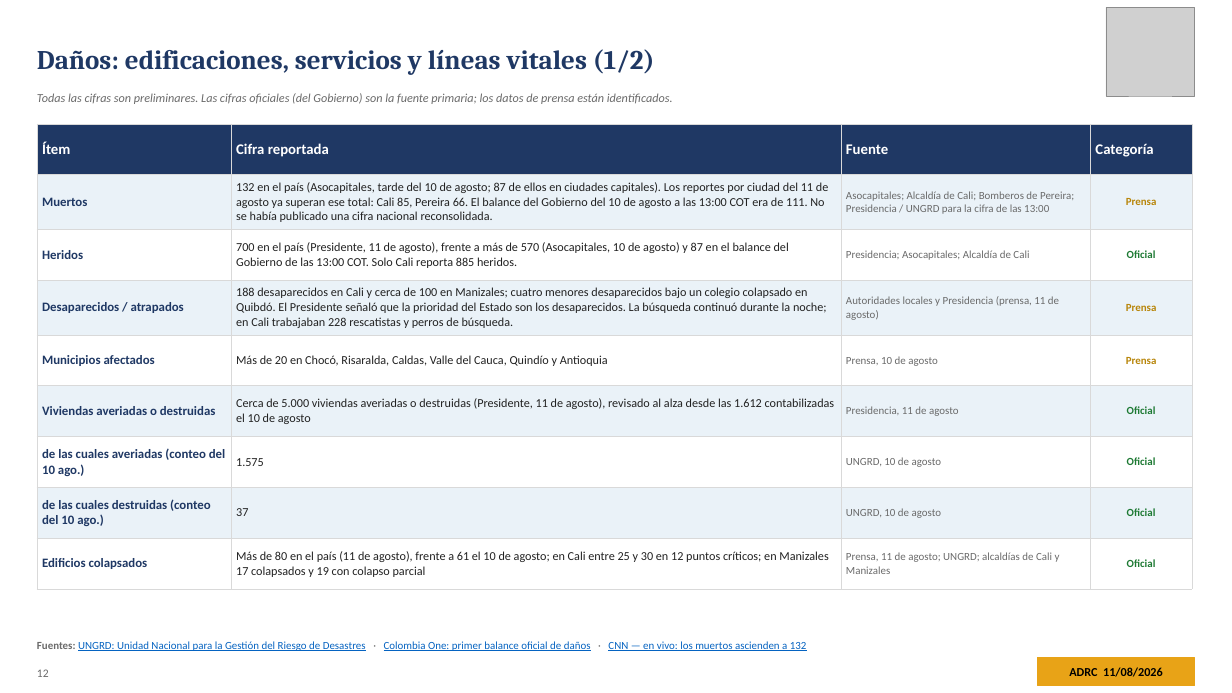
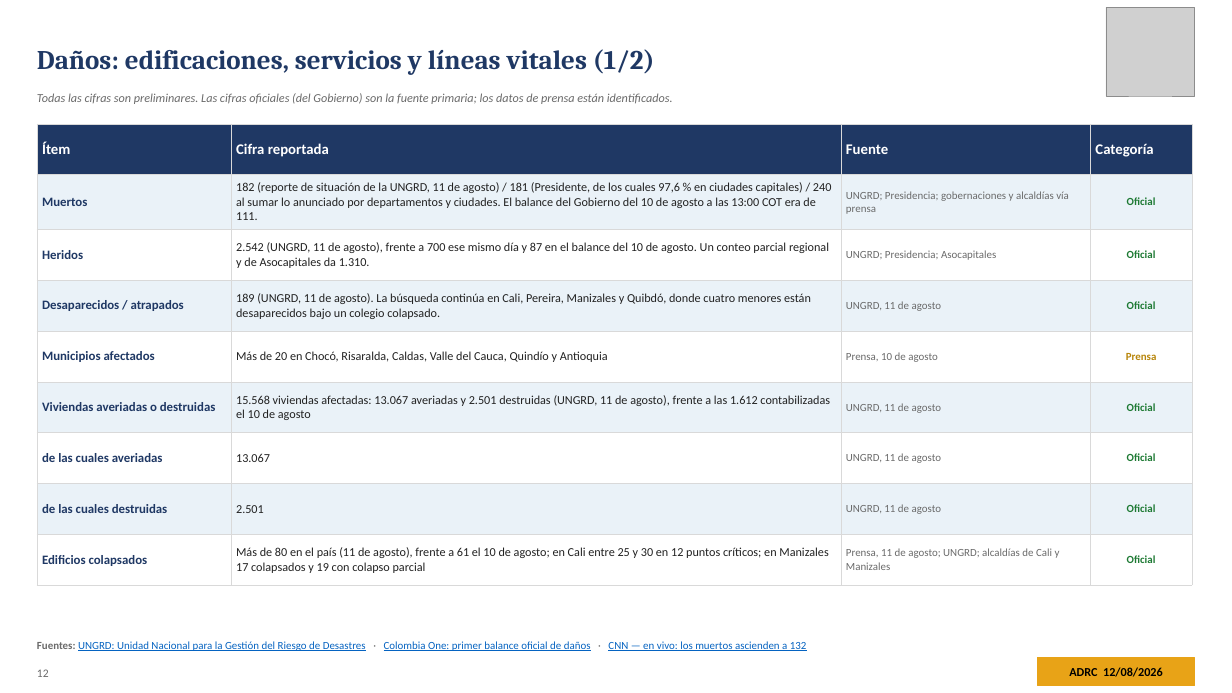
Before and after one commit to kochobi-max/whatsmap, a slide deck: slide 12 of reports/colombia_eq_20260810/output/ADRC_EQ_COL_Choco_20260810_ES.pptx. Drawn at 1232x693 pixels with LibreOffice and Linux fonts; fonts in the diff are those of the drawing; grey boxes stand for pictures. Boxes give left, top, right and bottom in pixels: in the first picture for what was removed or moved away, otherwise in the second. Text is boxed around its words. In the diff, an @@ line names an element or a change of style, - is before the commit and + after.

```diff
--- a/reports/colombia_eq_20260810/output/ADRC_EQ_COL_Choco_20260810_ES.pptx
+++ b/reports/colombia_eq_20260810/output/ADRC_EQ_COL_Choco_20260810_ES.pptx
@@ table at (x1=37, y1=124, x2=1192, y2=577) @@
-row 2: Muertos | 132 en el país (Asocapitales, tarde del 10 de agosto; 87 de ellos en ciudades capitales). Los reportes por ciudad del 11 de agosto ya superan ese total: Cali 85, Pereira 66. El balance del Gobierno del 10 de agosto a las 13:00 COT era de 111. No se había publicado una cifra nacional reconsolidada. | Asocapitales; Alcaldía de Cali; Bomberos de Pereira; Presidencia / UNGRD para la cifra de las 13:00 | Prensa
+row 2: Muertos | 182 (reporte de situación de la UNGRD, 11 de agosto) / 181 (Presidente, de los cuales 97,6 % en ciudades capitales) / 240 al sumar lo anunciado por departamentos y ciudades. El balance del Gobierno del 10 de agosto a las 13:00 COT era de 111. | UNGRD; Presidencia; gobernaciones y alcaldías vía prensa | Oficial
-row 3, column 2: 700 en el país (Presidente, 11 de agosto), frente a más de 570 (Asocapitales, 10 de agosto) y 87 en el balance del Gobierno de las 13:00 COT. Solo Cali reporta 885 heridos.
+row 3, column 2: 2.542 (UNGRD, 11 de agosto), frente a 700 ese mismo día y 87 en el balance del 10 de agosto. Un conteo parcial regional y de Asocapitales da 1.310.
-row 3, column 3: Presidencia; Asocapitales; Alcaldía de Cali
+row 3, column 3: UNGRD; Presidencia; Asocapitales
-row 4: Desaparecidos / atrapados | 188 desaparecidos en Cali y cerca de 100 en Manizales; cuatro menores desaparecidos bajo un colegio colapsado en Quibdó. El Presidente señaló que la prioridad del Estado son los desaparecidos. La búsqueda continuó durante la noche; en Cali trabajaban 228 rescatistas y perros de búsqueda. | Autoridades locales y Presidencia (prensa, 11 de agosto) | Prensa
+row 4: Desaparecidos / atrapados | 189 (UNGRD, 11 de agosto). La búsqueda continúa en Cali, Pereira, Manizales y Quibdó, donde cuatro menores están desaparecidos bajo un colegio colapsado. | UNGRD, 11 de agosto | Oficial
-row 6, column 2: Cerca de 5.000 viviendas averiadas o destruidas (Presidente, 11 de agosto), revisado al alza desde las 1.612 contabilizadas el 10 de agosto
+row 6, column 2: 15.568 viviendas afectadas: 13.067 averiadas y 2.501 destruidas (UNGRD, 11 de agosto), frente a las 1.612 contabilizadas el 10 de agosto
-row 6, column 3: Presidencia, 11 de agosto
+row 6, column 3: UNGRD, 11 de agosto
-row 7: de las cuales averiadas (conteo del 10 ago.) | 1.575 | UNGRD, 10 de agosto | Oficial
+row 7: de las cuales averiadas | 13.067 | UNGRD, 11 de agosto | Oficial
-row 8: de las cuales destruidas (conteo del 10 ago.) | 37 | UNGRD, 10 de agosto | Oficial
+row 8: de las cuales destruidas | 2.501 | UNGRD, 11 de agosto | Oficial
```
Also in this commit, not shown: 26 other slides changed, 7 other files.
